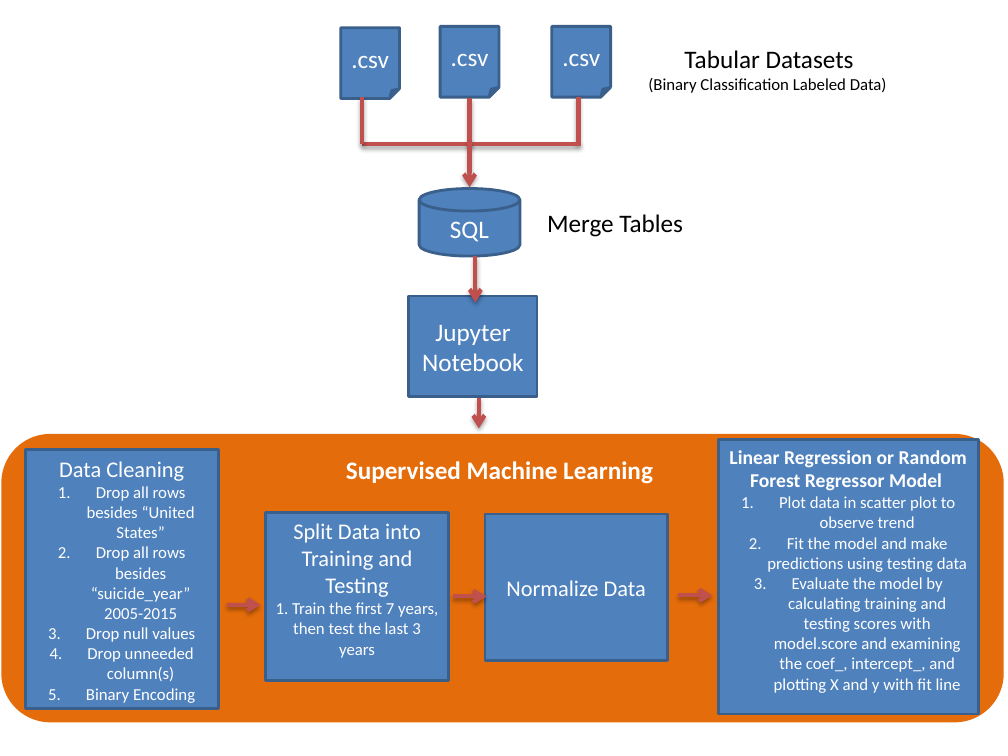
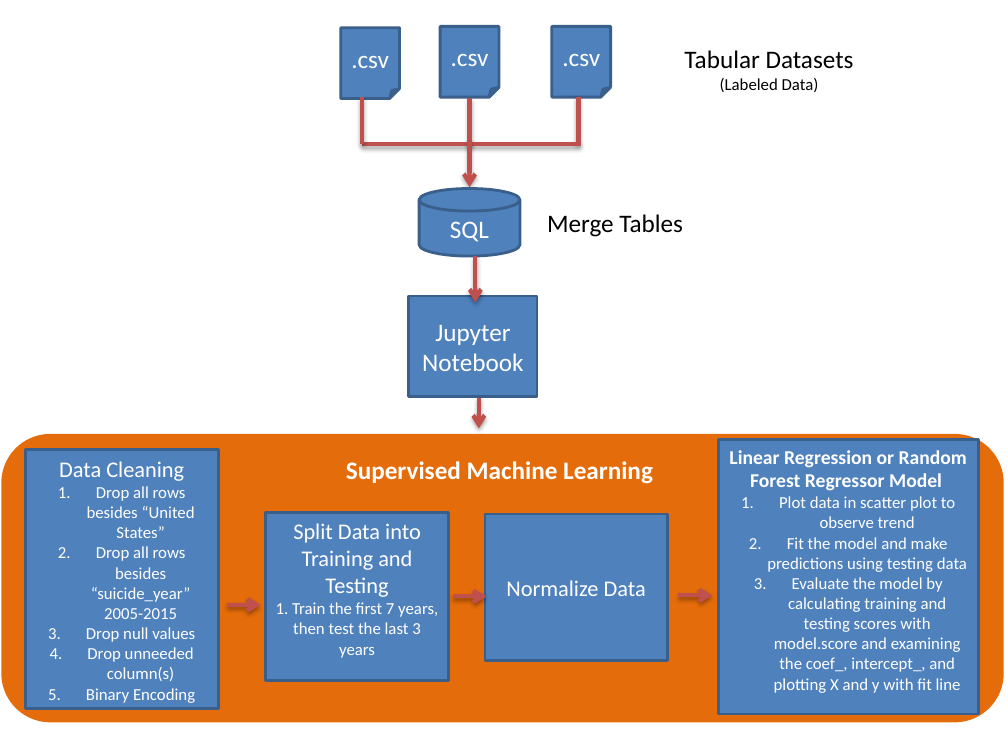
Before and after one commit to NensiH/Social_media_impact, a slide deck: slide 1 of Mockups/ML_mockup.pptx. Drawn at 1008x756 pixels with LibreOffice and Linux fonts; fonts in the diff are those of the drawing. Boxes give left, top, right and bottom in pixels: in the first picture for what was removed or moved away, otherwise in the second. Text is boxed around its words. In the diff, an @@ line names an element or a change of style, - is before the commit and + after.

Commit message:
add changes to types of data used

```diff
--- a/Mockups/ML_mockup.pptx
+++ b/Mockups/ML_mockup.pptx
@@ text "Tabular Datasets": place and size @@
-text "Tabular Datasets" at box(648, 50, 887, 93)
+text "Tabular Datasets" at box(684, 50, 854, 92)
@@ text at box(720, 78, 819, 92): text changed @@
-(Binary Classification Labeled Data)
+(Labeled Data)
```
